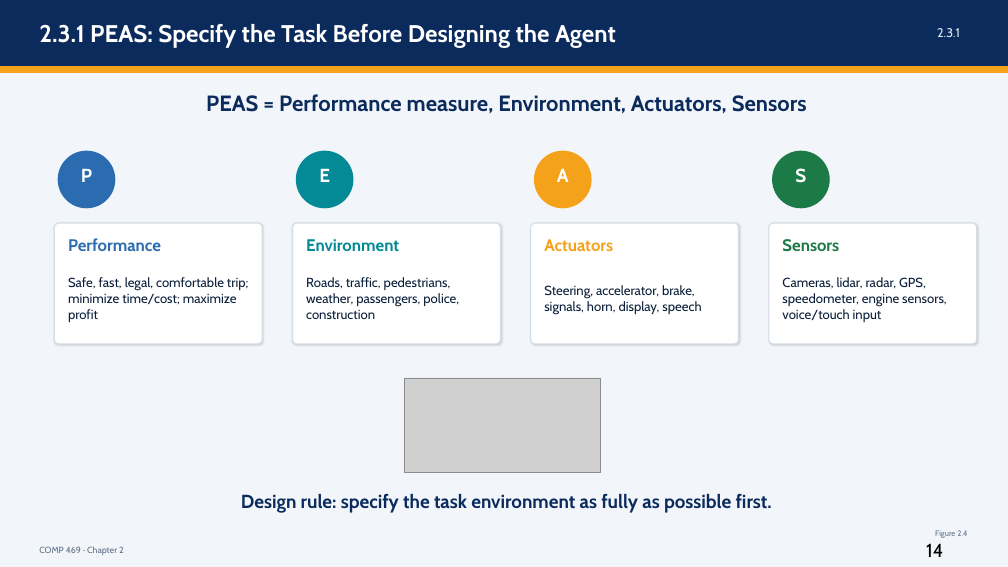
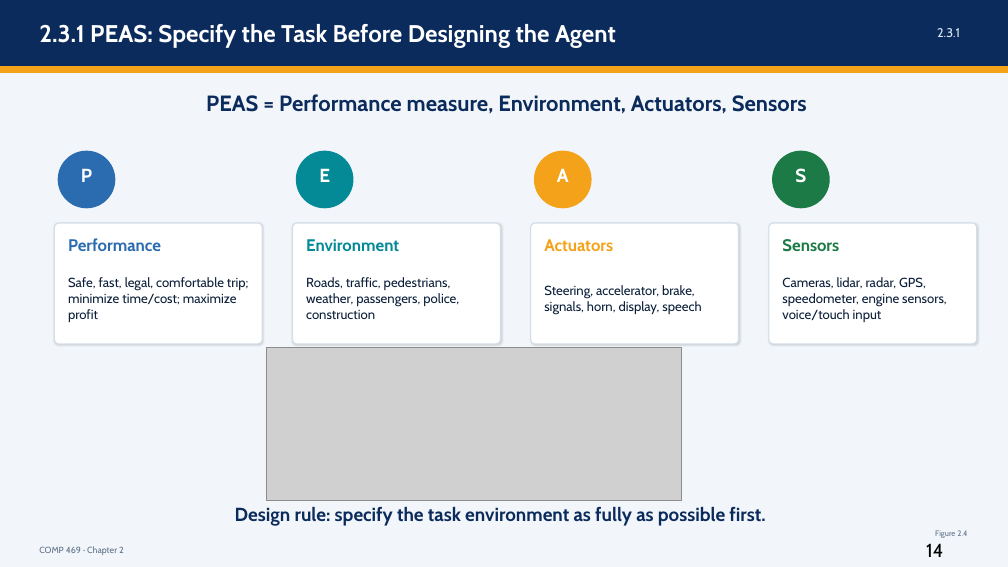
Before and after one commit to DrNatas/Comp_469, a slide deck: slide 15 of Fall 2026/L02 - Intelligent Agents/Chapter 2 - Intelligent Agents.pptx (slide 14 before the commit). Drawn at 1008x567 pixels with LibreOffice and Linux fonts; fonts in the diff are those of the drawing; grey boxes stand for pictures. Boxes give left, top, right and bottom in pixels: in the first picture for what was removed or moved away, otherwise in the second. Text is boxed around its words. In the diff, an @@ line names an element or a change of style, - is before the commit and + after.

```diff
--- a/Fall 2026/L02 - Intelligent Agents/Chapter 2 - Intelligent Agents.pptx
+++ b/Fall 2026/L02 - Intelligent Agents/Chapter 2 - Intelligent Agents.pptx
@@ picture resized from (x1=405, y1=378, x2=600, y2=473) to (x1=266, y1=348, x2=681, y2=501) @@
@@ text "Design rule: specify the task ..." moved from (x1=241, y1=494, x2=772, y2=513) to (x1=235, y1=507, x2=765, y2=526) @@
```
Also in this commit, not shown: 2 other slides changed, 1 slide added.
